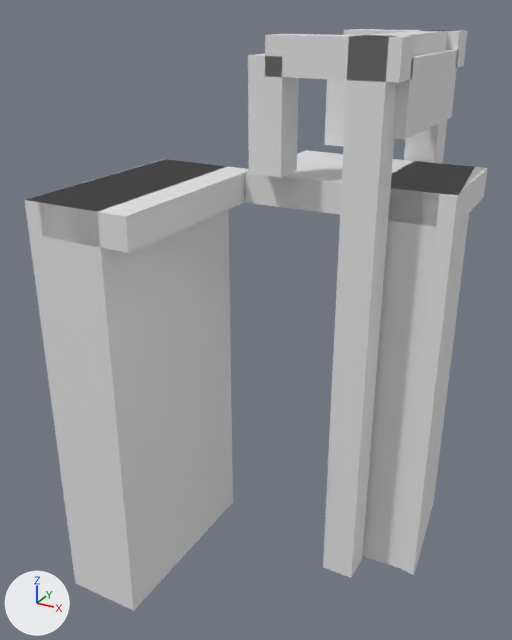
Before and after pictures for a commit that changed the glTF model models/papendrecht/papendrecht-brug-4360de66/papendrecht-brug-4360de66.glb.
Camera for both pictures: a camera (50 mm lens) standing at (8.0, -15.7, 5.32) and looking at (-0.71, 0.12, -2.59). Every picture has the same lights, and +X, +Y and +Z are marked at lower left. The picture after the commit comes second.

Objects in the first picture: 'building:balans', 'building:balans 2', 'building:contragewicht', 'building:hamei', 'building:hamei 2', 'building:hangstang', 'building:hangstang 2', 'building:portaal', 'road:dek', 'road:dek 2', 'road:landhoofd (aangenomen)', 'road:landhoofd (aangenomen) 2'.
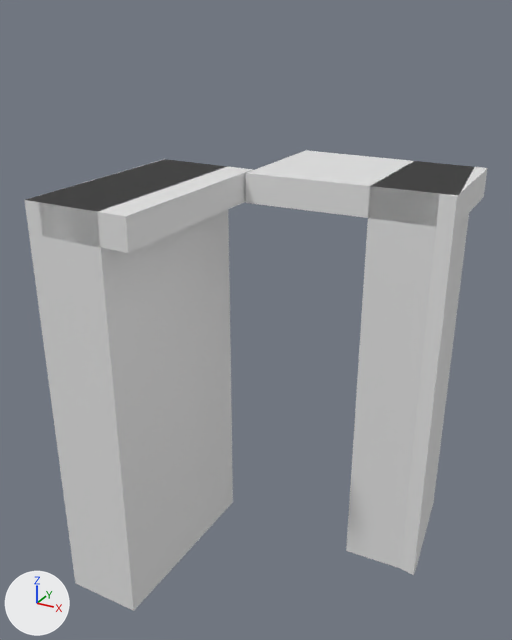
Where the change shows, as pixel boxes [x1, y1, x2, y2] in the pictures (512 x 640 px):
'building:hamei 2', deleted: before [323, 35, 397, 578]
'building:balans 2', deleted: before [265, 34, 416, 83]
'building:hangstang 2', deleted: before [248, 53, 299, 177]
'building:contragewicht', deleted: before [392, 50, 458, 139]
'building:hamei', deleted: before [404, 30, 455, 164]
'building:hangstang', deleted: before [325, 79, 347, 146]
'building:portaal', deleted: before [362, 30, 448, 55]
'building:balans', deleted: before [343, 29, 468, 68]

The change in detail:
Object 'building:hamei' (ob_building_hamei) is deleted.
Object 'building:hamei 2' (ob_building_hamei_2) is deleted.
Object 'building:portaal' (ob_building_portaal) is deleted.
Object 'building:balans' (ob_building_balans) is deleted.
Object 'building:hangstang' (ob_building_hangstang) is deleted.
Object 'building:balans 2' (ob_building_balans_2) is deleted.
Object 'building:hangstang 2' (ob_building_hangstang_2) is deleted.
Object 'building:contragewicht' (ob_building_contragewicht) is deleted.
